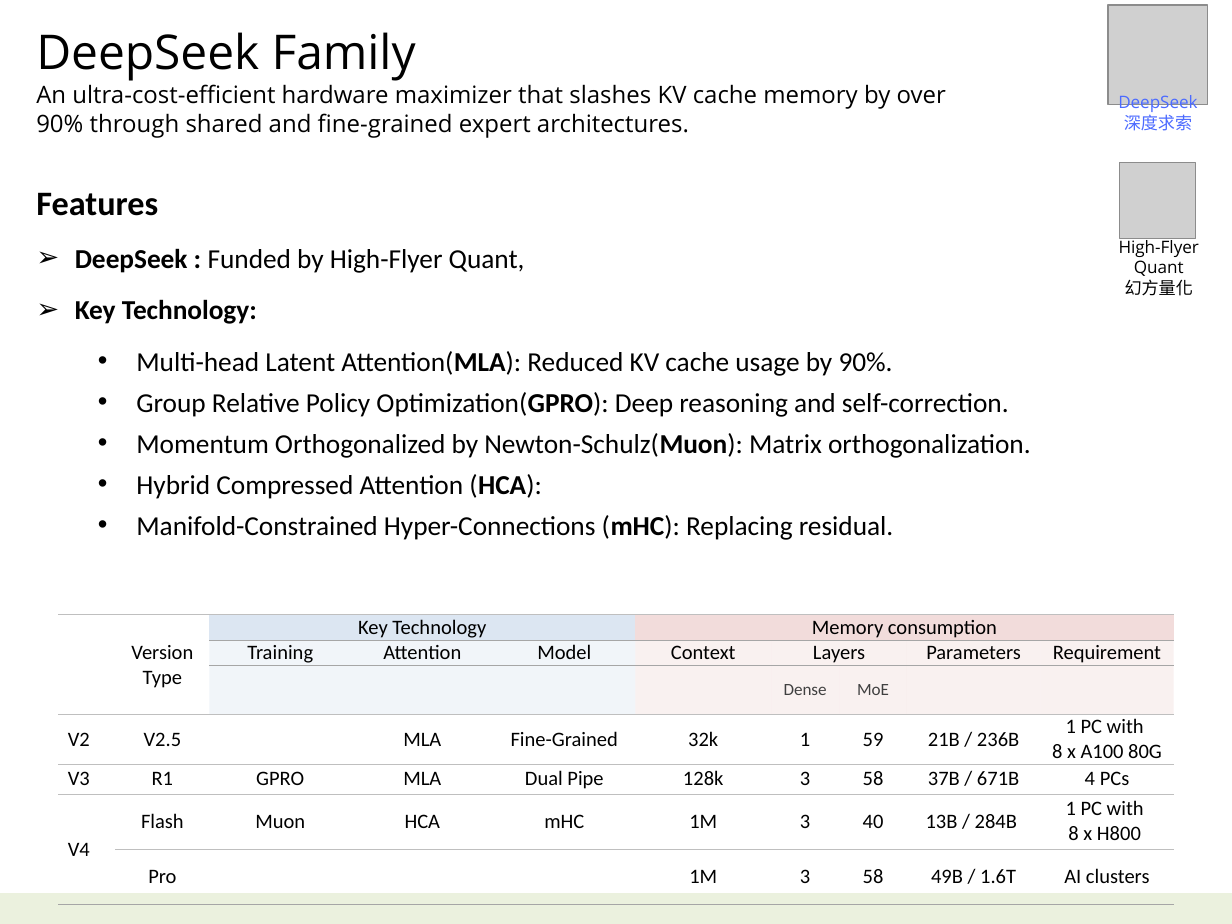
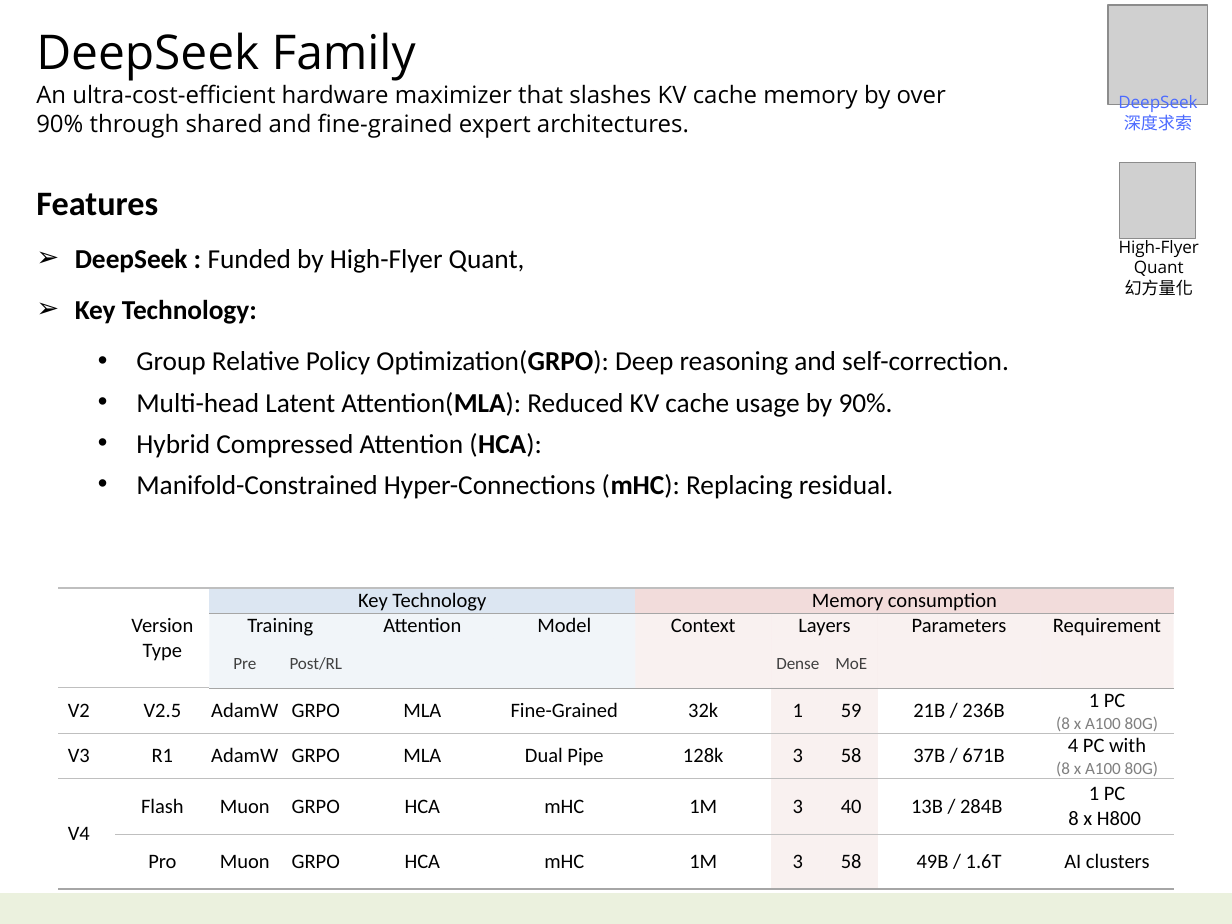
Before and after one commit to navibator/crazy-ai, a slide deck: slide 37 of ai.pptx (slide 36 before the commit). Drawn at 1232x924 pixels with LibreOffice and Linux fonts; fonts in the diff are those of the drawing; grey boxes stand for pictures. Boxes give left, top, right and bottom in pixels: in the first picture for what was removed or moved away, otherwise in the second. Text is boxed around its words. In the diff, an @@ line names an element or a change of style, - is before the commit and + after.

```diff
--- a/ai.pptx
+++ b/ai.pptx
@@ text at [136,350,1009,375]: paragraph added @@
+  • Group Relative Policy Optimization(GRPO): Deep reasoning and self-correction.
@@ text at [136,392,1031,458]: paragraphs removed @@
-  • Group Relative Policy Optimization(GPRO): Deep reasoning and self-correction.
-  • Momentum Orthogonalized by Newton-Schulz(Muon): Matrix orthogonalization.
@@ table at [58,588,1173,872] @@
-column 3: Key Technology | Training |  |  | GPRO | Muon | 
-column 4:  | Attention |  | MLA | MLA | HCA | 
-column 5:  | Model |  | Fine-Grained | Dual Pipe | mHC | 
+column 3: Key Technology | Training | Pre | AdamW | AdamW | Muon | Muon
+column 4:  |  | Post/RL | GRPO | GRPO | GRPO | GRPO
+column 5:  | Attention |  | MLA | MLA | HCA | HCA
+column 6:  | Model |  | Fine-Grained | Dual Pipe | mHC | mHC
-column 10:  | Requirement |  | 1 PC with / 8 x A100 80G | 4 PCs | 1 PC with / 8 x H800 | AI clusters
+column 11:  | Requirement |  | 1 PC / (8 x A100 80G) | 4 PC with / (8 x A100 80G) | 1 PC / 8 x H800 | AI clusters
@@ table: place and size @@
-table at [58,615,1172,887]
+table at [58,588,1173,872]
```
Also in this commit, not shown: 1 other slide changed, 4 slides added, 1 slide removed.
